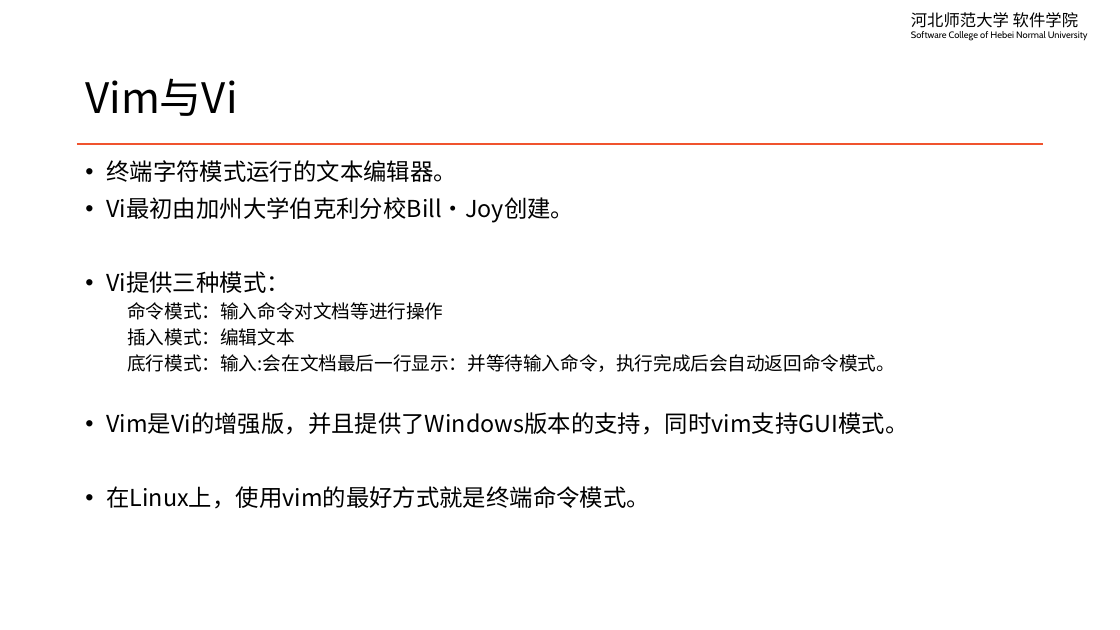
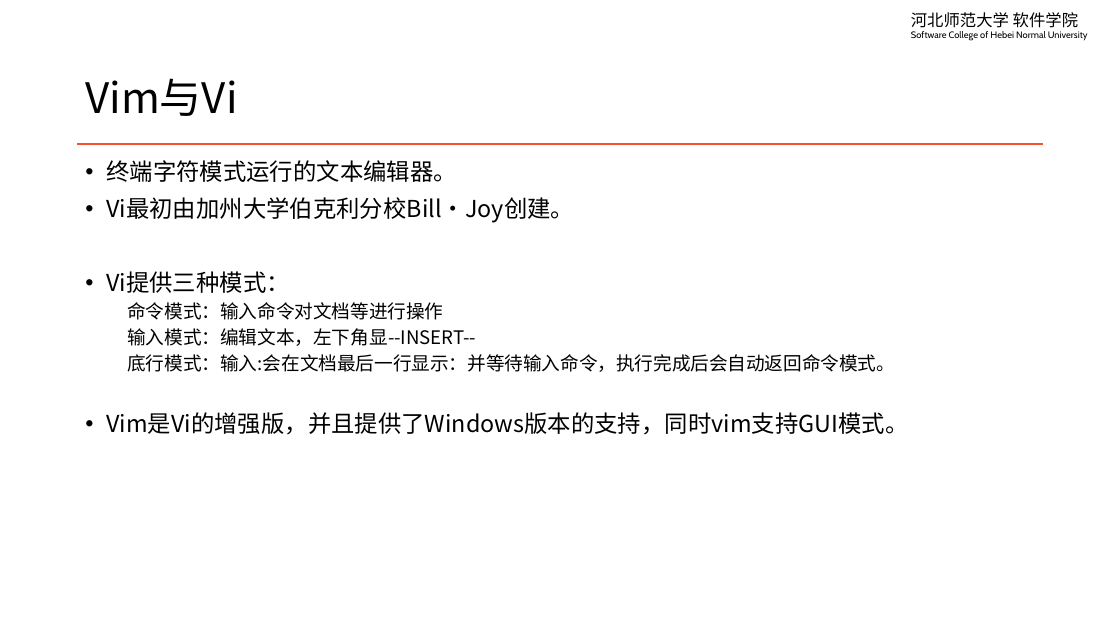
Before and after one commit to edu2act/course-linux-system, a slide deck: slide 4 of materials/slides/ch07-edit-file.pptx. Drawn at 1120x630 pixels with LibreOffice and Linux fonts; fonts in the diff are those of the drawing. Boxes give left, top, right and bottom in pixels: in the first picture for what was removed or moved away, otherwise in the second. Text is boxed around its words. In the diff, an @@ line names an element or a change of style, - is before the commit and + after.

```diff
--- a/materials/slides/ch07-edit-file.pptx
+++ b/materials/slides/ch07-edit-file.pptx
@@ text at (127,328,476,346): text changed @@
-  插入模式：编辑文本
+  输入模式：编辑文本，左下角显--INSERT--
@@ text at (106,486,650,509): paragraph removed @@
-• 在Linux上，使用vim的最好方式就是终端命令模式。
```
Also in this commit, not shown: 1 other slide changed, 1 slide removed, 1 other file.
